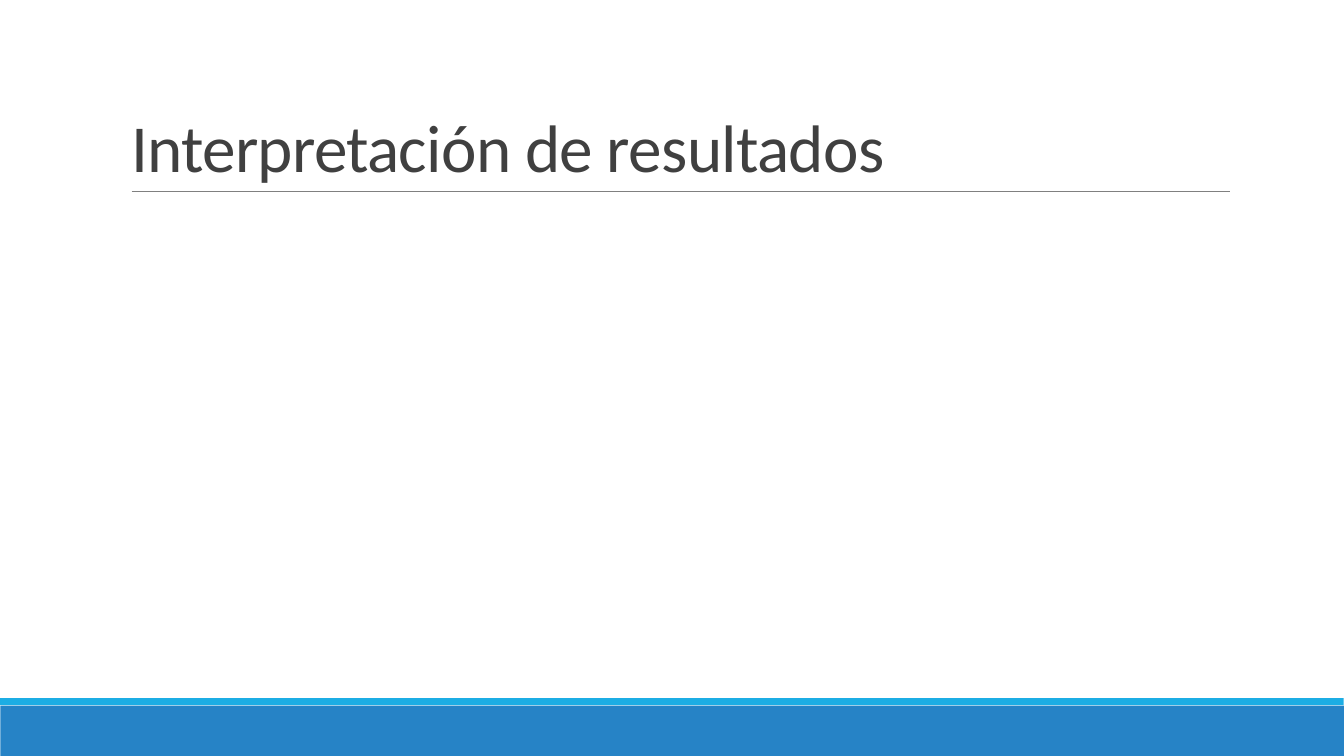
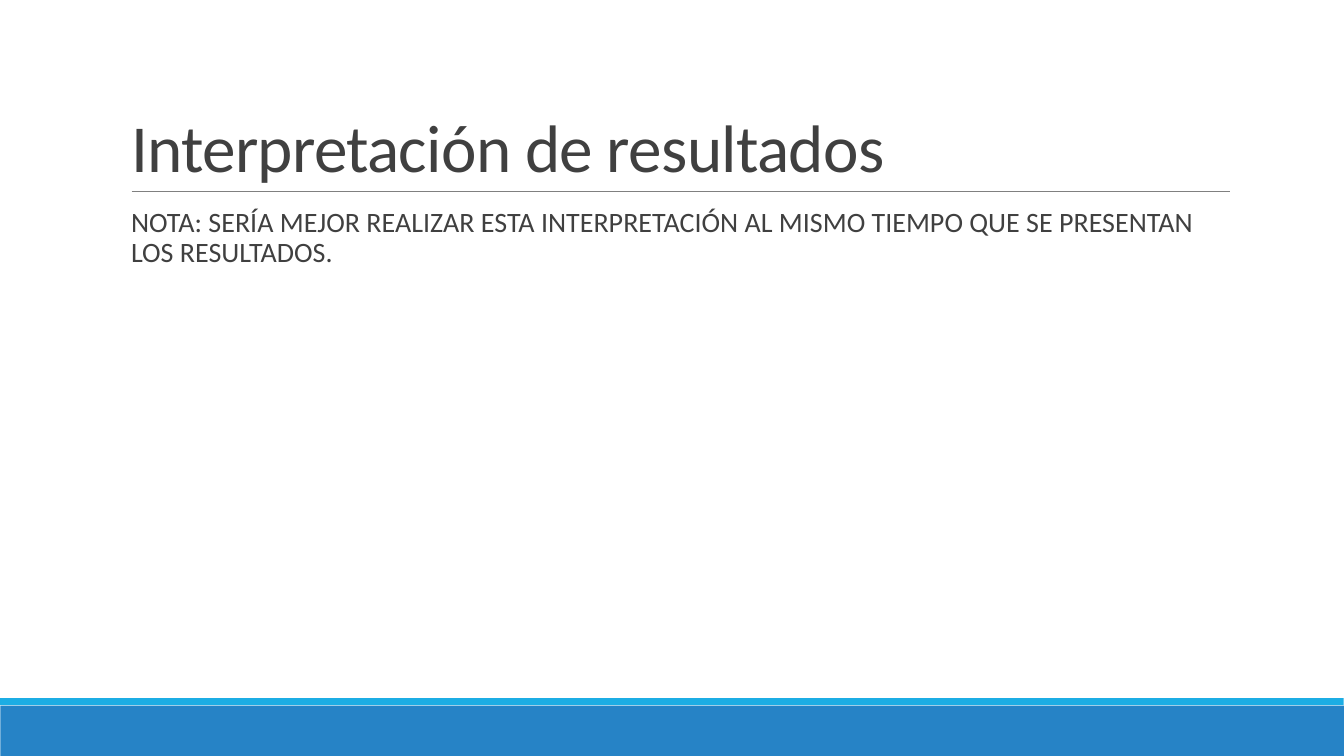
Before and after one commit to danimedi/tesis_genero_especialidades, a slide deck: slide 40 of doc/diapositivas_sustentacion_tesis.pptx (slide 30 before the commit). Drawn at 1344x756 pixels with LibreOffice and Linux fonts; fonts in the diff are those of the drawing. Boxes give left, top, right and bottom in pixels: in the first picture for what was removed or moved away, otherwise in the second. Text is boxed around its words. In the diff, an @@ line names an element or a change of style, - is before the commit and + after.

```diff
--- a/doc/diapositivas_sustentacion_tesis.pptx
+++ b/doc/diapositivas_sustentacion_tesis.pptx
@@ text added at (x1=131, y1=209, x2=1193, y2=262), 20 pt, text #404040 @@
+  NOTA: SERÍA MEJOR REALIZAR ESTA INTERPRETACIÓN AL MISMO TIEMPO QUE SE PRESENTAN LOS RESULTADOS.
```
Also in this commit, not shown: 13 slides added, 3 slides removed.
